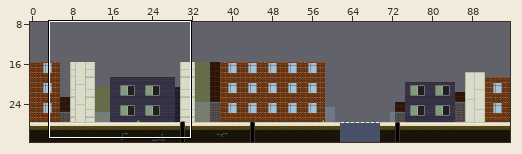
Tiled map -- assets/tilemaps/level_1.tmx. Above, an overview of the earlier version with the close-up marked.
Close-up. Before the commit:
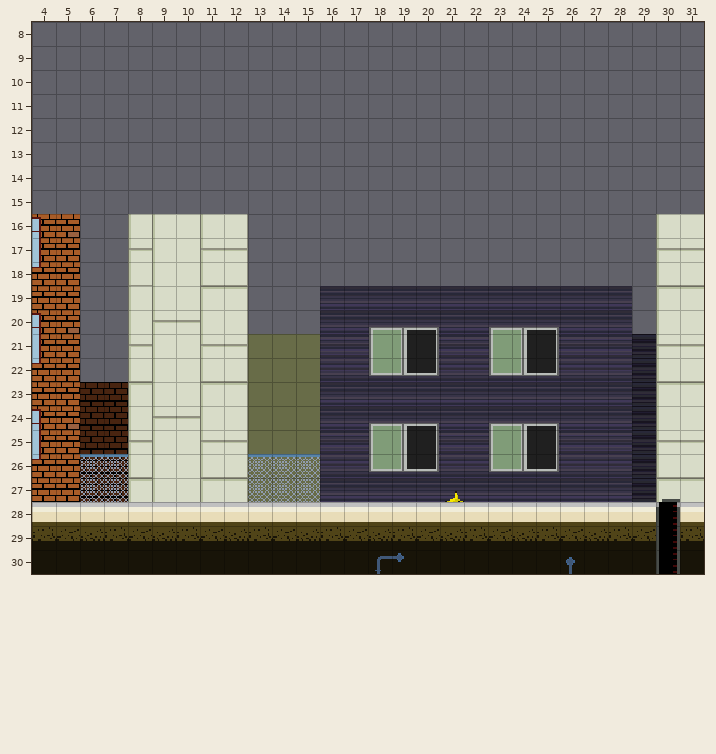
Cells are 16x16 px. Shown: x 4..31, y 8..30. The commit also changed other parts of the map, which this record leaves out.
The result:
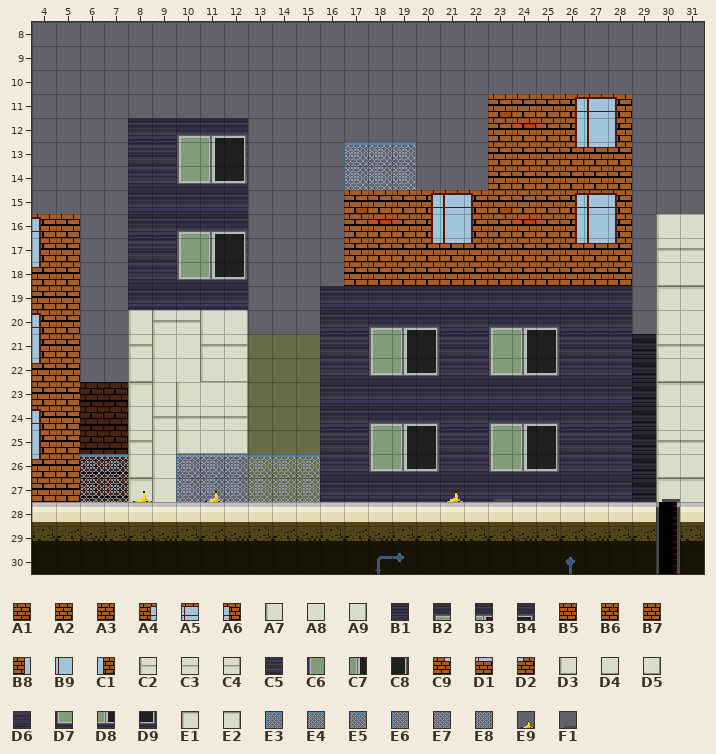
Key: from "bg": A1 0, A2 1, A3 2, A4 3, A5 4, A6 5, A7 7, A8 8, A9 9, B1 11, B2 13, B3 14, B4 15, B5 16, B6 17, B7 18, B8 19, B9 20, C1 21, C2 23, C3 24, C4 25, C5 27, C6 29, C7 30, C8 31, C9 35, D1 36, D2 37, D3 39, D4 40, D5 41, D6 43, D7 45, D8 46, D9 47, E1 55, E2 57, E3 86, E4 87, E5 88, E6 102, E7 103, E8 104; from "city-tileset": E9 2, F1 3.
__ is an empty cell.
Difference:
Layer "Background2":
There is now tile A1 in row 11 at x 23; in row 15 at x 17 and 23.
There is now tile A2 in row 11 at x 24; in row 15 at x 18 and 24.
There is now tile A3 in row 11 at x 25; in row 15 at x 19 and 25.
There is now tile A4 in row 11 at x 26; in row 15 at x 20 and 26.
There is now tile A5 in row 11 at x 27; in row 15 at x 21 and 27.
There is now tile A6 in row 11 at x 28; in row 15 at x 22 and 28.
There is now tile B5 in row 12 at x 23; in row 16 at x 17 and 23.
There is now tile B6 in row 12 at x 24; in row 16 at x 18 and 24.
There is now tile B7 in row 12 at x 25; in row 13 at x 23 to 25; in row 14 at x 23 to 28; in row 16 at x 19 and 25; in row 17 at x 17 to 19 and 23 to 25; in row 18 at x 17 to 28.
There is now tile B8 in row 12 at x 26; in row 16 at x 20 and 26.
There is now tile B9 in row 12 at x 27; in row 16 at x 21 and 27.
There is now tile C1 in row 12 at x 28; in row 16 at x 22 and 28.
There is now tile C9 in row 13 at x 26; in row 17 at x 20 and 26.
There is now tile D1 in row 13 at x 27; in row 17 at x 21 and 27.
There is now tile D2 in row 13 at x 28; in row 17 at x 22 and 28.
The edit turns tile A8 into tile E3 in row 26 at x 10.
There is now tile E3 in row 13 at x 17.
The edit turns tile D3 into tile E4 in row 26 at x 11.
There is now tile E4 in row 13 at x 18.
The edit turns tile D5 into tile E5 in row 26 at x 12.
There is now tile E5 in row 13 at x 19.
The edit turns tile A8 into tile E6 in row 27 at x 10.
There is now tile E6 in row 14 at x 17.
The edit turns tile E1 into tile E7 in row 27 at x 11.
There is now tile E7 in row 14 at x 18.
The edit turns tile E2 into tile E8 in row 27 at x 12.
There is now tile E8 in row 14 at x 19.
Layer "Background1":
There is now tile E6 in row 26 at x 10.
There is now tile E7 in row 26 at x 11.
There is now tile E8 in row 26 at x 12.
Layer "Level":
There is now tile A7 in row 23 at x 10.
There is now tile A8 in row 23 at x 11.
There is now tile A9 in row 23 at x 12.
There is now tile B1 in row 12 at x 8 to 9; in row 15 at x 8 to 12; in row 16 at x 8 to 9; in row 19 at x 8 to 12.
There is now tile B2 in row 12 at x 10; in row 16 at x 10.
There is now tile B3 in row 12 at x 11; in row 16 at x 11.
There is now tile B4 in row 12 at x 12; in row 16 at x 12.
There is now tile C2 in row 24 at x 10.
There is now tile C3 in row 24 at x 11.
There is now tile C4 in row 24 at x 12.
There is now tile C5 in row 13 at x 8 to 9; in row 17 at x 8 to 9.
There is now tile C6 in row 13 at x 10; in row 17 at x 10.
There is now tile C7 in row 13 at x 11; in row 17 at x 11.
There is now tile C8 in row 13 at x 12; in row 17 at x 12.
There is now tile D3 in row 25 at x 10.
There is now tile D4 in row 25 at x 11.
There is now tile D5 in row 25 at x 12.
There is now tile D6 in row 14 at x 8 to 9; in row 18 at x 8 to 9.
There is now tile D7 in row 14 at x 10; in row 18 at x 10.
There is now tile D8 in row 14 at x 11; in row 18 at x 11.
There is now tile D9 in row 14 at x 12; in row 18 at x 12.
There is now tile E6 in row 26 at x 10.
There is now tile E7 in row 26 at x 11.
There is now tile E8 in row 26 at x 12.
There is now tile E9 in row 27 at x 8 and 11.
There is now tile F1 in row 27 at x 23.
Pixel boxes of the changes (left, top, right, bottom) in both close-ups:
added: (344, 94, 632, 286)
added: (128, 118, 248, 310)
changed: (176, 382, 248, 502)
added: (133, 491, 152, 502)
added: (494, 499, 512, 502)
